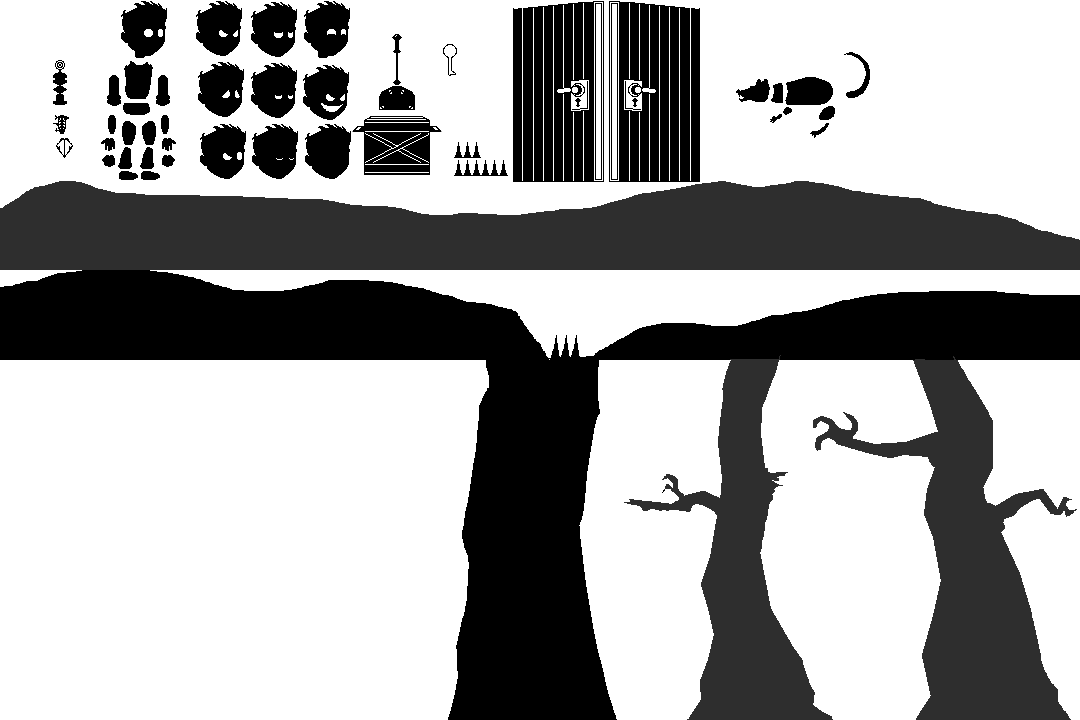
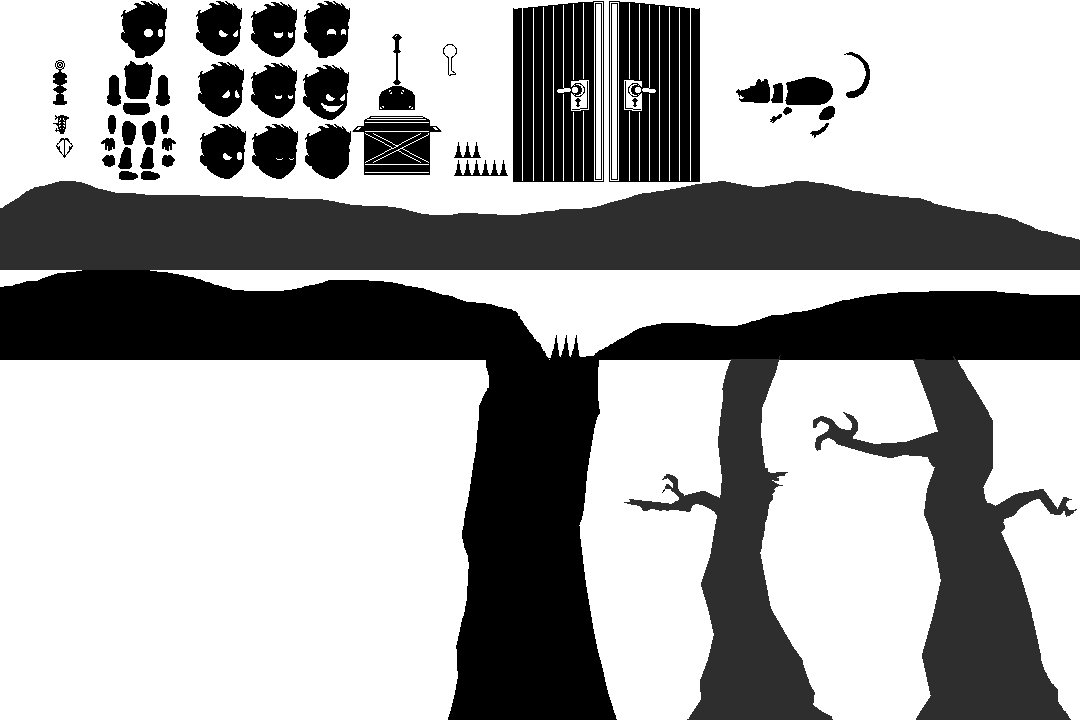
Before/after of a 1080×720 layered artwork. What changed in the layer stack:
painted on "Ebene 4" over [743, 90, 775, 103]
